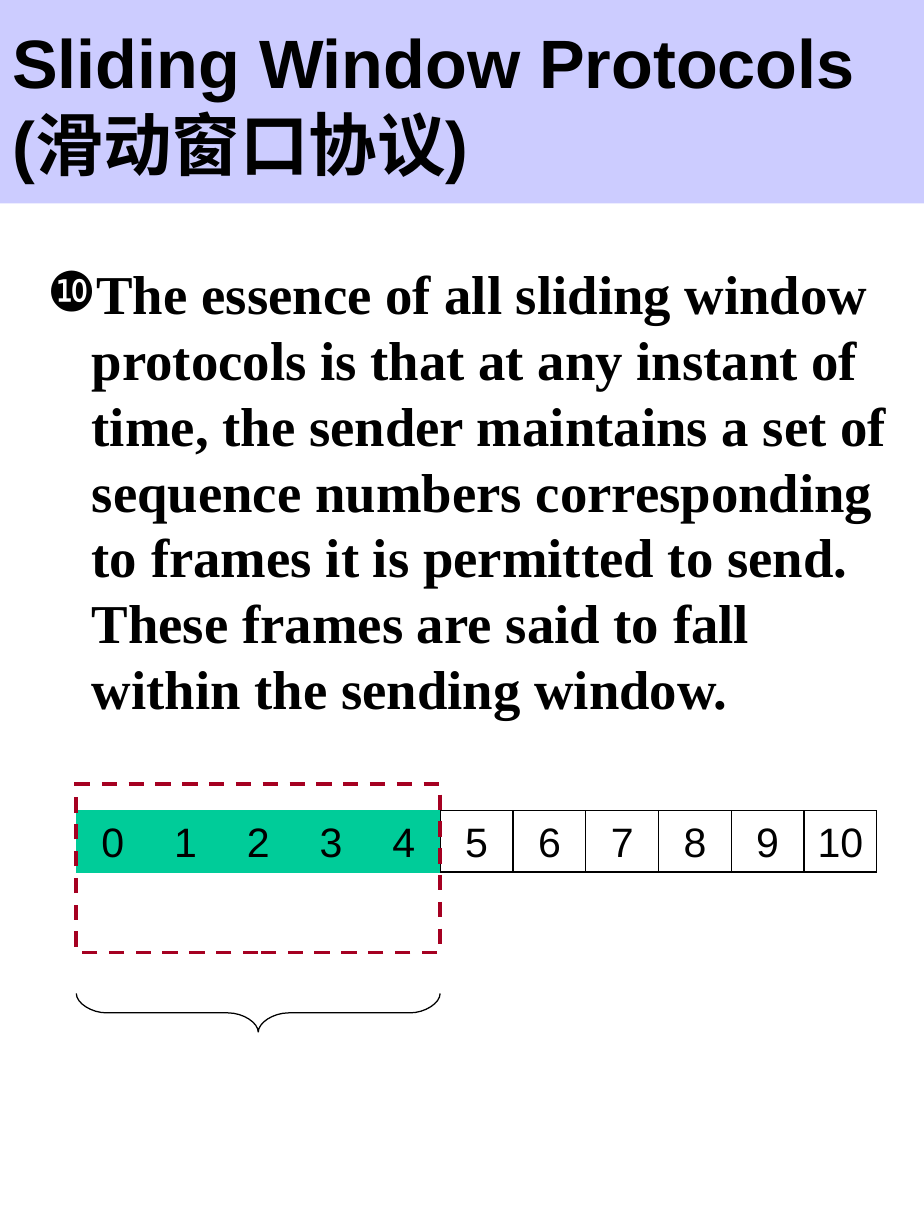
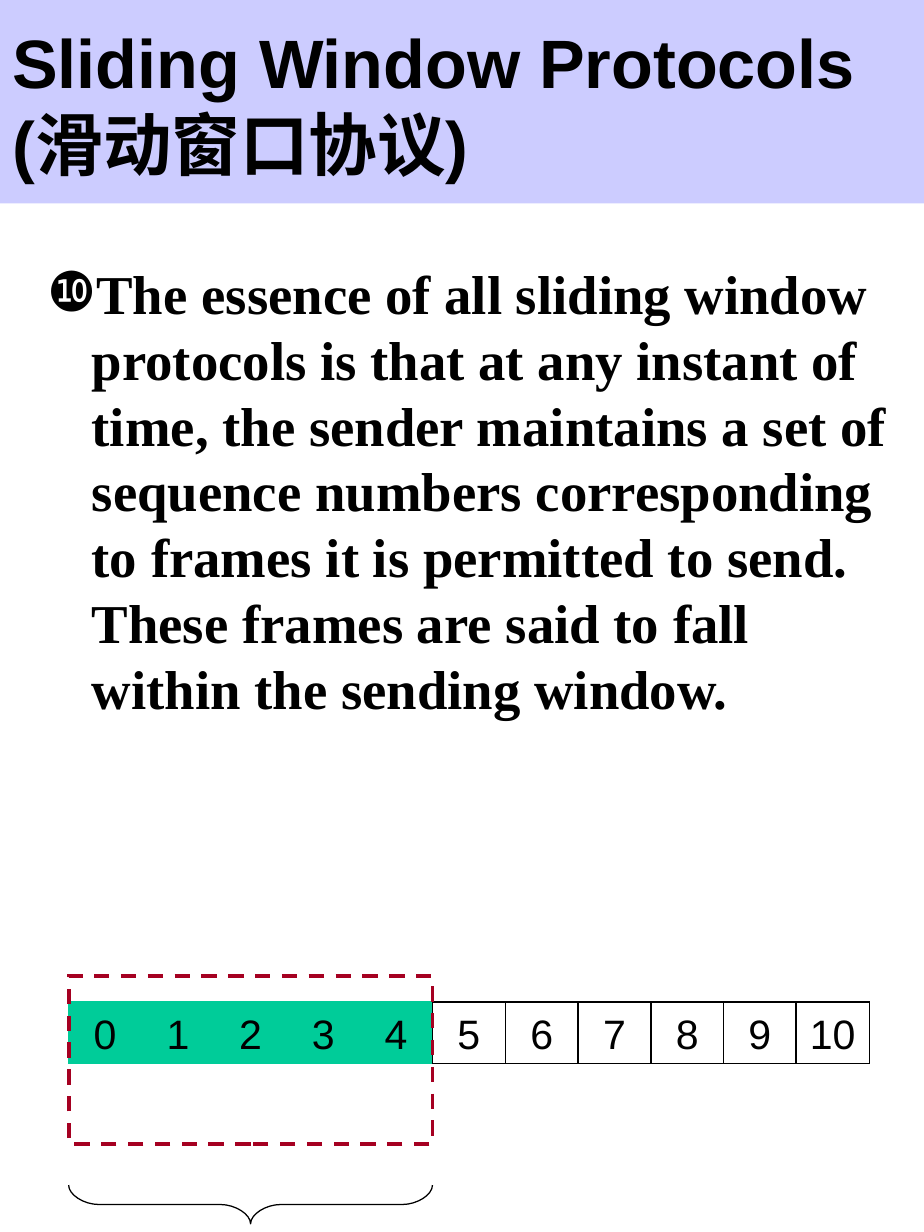
Before and after one commit to ZJWang9928/Own-Notes, a slide deck: slide 67 of 计算机网络课件/第三章课件-DataLinkLayer.ppt. Drawn at 924x1232 pixels with LibreOffice and Linux fonts; fonts in the diff are those of the drawing. Boxes give left, top, right and bottom in pixels: in the first picture for what was removed or moved away, otherwise in the second. Text is boxed around its words. In the diff, an @@ line names an element or a change of style, - is before the commit and + after.

```diff
--- a/计算机网络课件/第三章课件-DataLinkLayer.ppt
+++ b/计算机网络课件/第三章课件-DataLinkLayer.ppt
@@ 7 rectangles: place and size @@
-7 rectangles at <box>222,811,877,872</box>
+7 rectangles at <box>214,1002,869,1063</box>
@@ 5 rectangles, 1 freeform shape: place and size @@
-5 rectangles, 1 freeform shape at <box>76,785,440,1031</box>
+5 rectangles, 1 freeform shape at <box>69,976,432,1223</box>
```
Also in this commit, not shown: 8 other slides changed, 8 other files.
